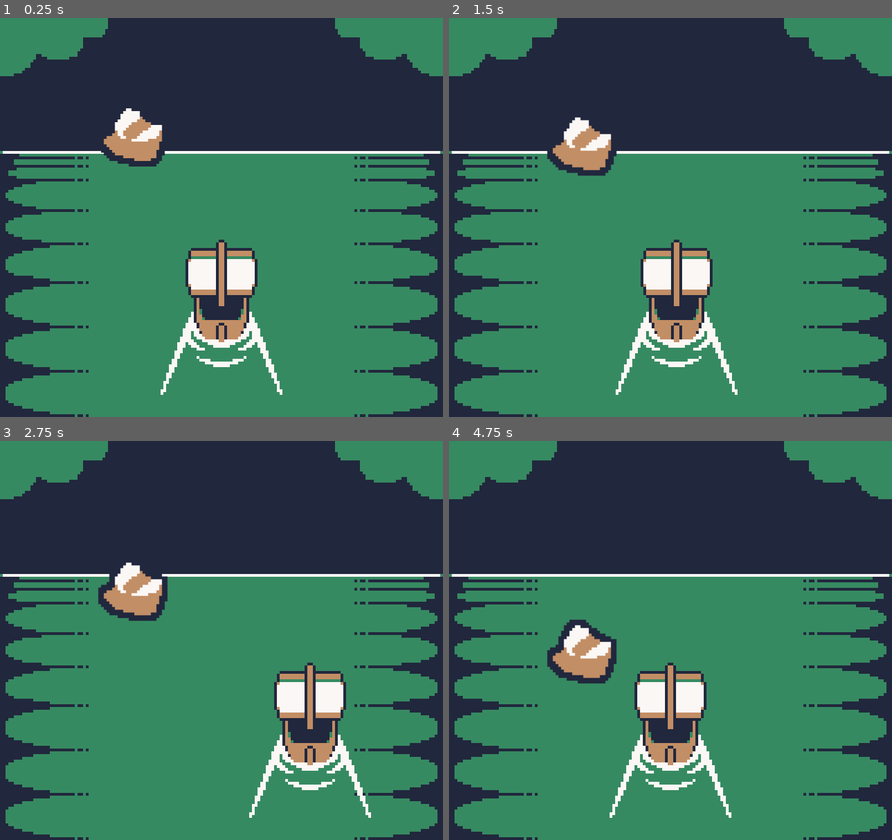
Above: before the commit, frames 1-4 (two rows, left to right).
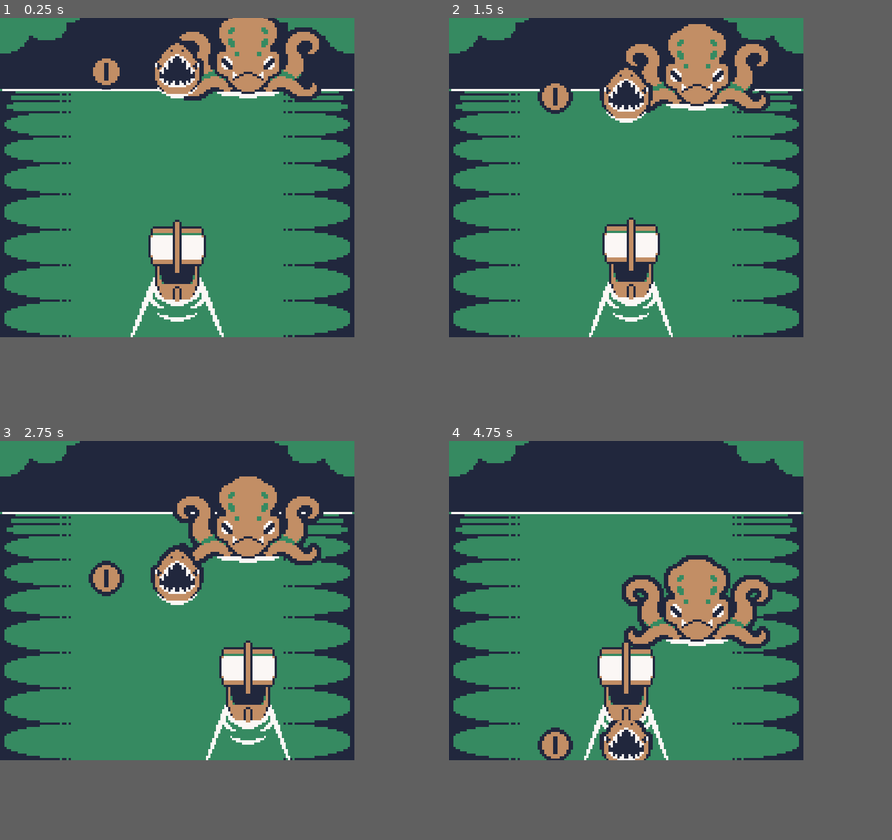
Above: after the commit, the same moments.

Repository: dr4ghs/GBJAM14
Game: Godot game, scene res://Scenes/play_scene.tscn
Two runs of this game, one before a commit and one after it. Both use one fixed random seed, a clock stepped at 60 frames per second and the inputs below. This scene is started directly instead of the project's main scene.
Inputs:
- Up to frame 1 (0.25 s): no input
- Up to frame 2 (1.5 s): hold Right (steer_right) 0.53-1.28 s; hold Left (steer_left) from 1.28 s (still down)
- Up to frame 3 (2.75 s): release Left (steer_left) at 2.03 s; hold Right (steer_right) from 2.03 s (still down)
- Up to frame 4 (4.75 s): release Right (steer_right) at 3.53 s; hold Left (steer_left) from 3.53 s (still down)
The window is 800x720 before the commit and 640x576 after it. Grey fills any space a smaller window leaves; there, only what the larger window draws over its background counts as a difference.

The runs differ from the first frame. In frame 1, 38% of the frame differs, in the area x 0-100%, y 0-100%; in frame 2, 37%; in frame 3, 36%; in frame 4, 41%.

Commit message:
Created first three obstacles
Coin, shark and kraken obstacles

Respective classes and abstract obstacle class

Diff:
--- /dev/null
+++ b/Scenes/Prefabs/Ship.tscn
@@ -0,0 +1,94 @@
+[gd_scene format=3 uid="uid://bqp43oasmei58"]
+
+[ext_resource type="Script" uid="uid://corwj32far4gf" path="res://Scripts/ship.gd" id="1_e0dsa"]
+[ext_resource type="Texture2D" uid="uid://dpxu7ssuhnp1e" path="res://Assets/Sprites/trail.png" id="2_yhs82"]
+[ext_resource type="Texture2D" uid="uid://isotmmuukf6g" path="res://Assets/Sprites/ship.png" id="3_1mfrw"]
+
+[sub_resource type="RectangleShape2D" id="RectangleShape2D_ipgva"]
+size = Vector2(16, 32)
+
+[sub_resource type="Animation" id="Animation_j1m55"]
+length = 0.001
+loop_mode = 1
+tracks/0/type = "value"
+tracks/0/imported = false
+tracks/0/enabled = true
+tracks/0/path = NodePath("Graphics:position:y")
+tracks/0/interp = 1
+tracks/0/loop_wrap = true
+tracks/0/keys = {
+"times": PackedFloat32Array(0),
+"transitions": PackedFloat32Array(1),
+"update": 1,
+"values": [-6.0]
+}
+tracks/1/type = "value"
+tracks/1/imported = false
+tracks/1/enabled = true
+tracks/1/path = NodePath("Trail:scale:x")
+tracks/1/interp = 1
+tracks/1/loop_wrap = true
+tracks/1/keys = {
+"times": PackedFloat32Array(),
+"transitions": PackedFloat32Array(),
+"update": 1,
+"values": []
+}
+
+[sub_resource type="Animation" id="Animation_blhi5"]
+resource_name = "ship_idle"
+loop_mode = 1
+tracks/0/type = "value"
+tracks/0/imported = false
+tracks/0/enabled = true
+tracks/0/path = NodePath("Graphics:position:y")
+tracks/0/interp = 1
+tracks/0/loop_wrap = true
+tracks/0/keys = {
+"times": PackedFloat32Array(0, 0.5),
+"transitions": PackedFloat32Array(1, 1),
+"update": 1,
+"values": [-18.5, -19.5]
+}
+tracks/1/type = "value"
+tracks/1/imported = false
+tracks/1/enabled = true
+tracks/1/path = NodePath("Trail:scale:x")
+tracks/1/interp = 1
+tracks/1/loop_wrap = true
+tracks/1/keys = {
+"times": PackedFloat32Array(0, 0.5),
+"transitions": PackedFloat32Array(1, 1),
+"update": 1,
+"values": [1.0, 0.9]
+}
+
+[sub_resource type="AnimationLibrary" id="AnimationLibrary_knw1p"]
+_data = {
+&"RESET": SubResource("Animation_j1m55"),
+&"ship_idle": SubResource("Animation_blhi5")
+}
+
+[node name="Ship" type="Area2D" unique_id=154425032]
+script = ExtResource("1_e0dsa")
+
+[node name="Trail" type="Sprite2D" parent="." unique_id=951293187]
+z_index = -1
+position = Vector2(0, 4)
+texture = ExtResource("2_yhs82")
+
+[node name="Graphics" type="Sprite2D" parent="." unique_id=1618654628]
+z_index = 1
+position = Vector2(0, -6)
+texture = ExtResource("3_1mfrw")
+
+[node name="CollisionBox" type="CollisionShape2D" parent="." unique_id=517526533]
+z_index = 10
+position = Vector2(0, -16)
+shape = SubResource("RectangleShape2D_ipgva")
+
+[node name="AnimationPlayer" type="AnimationPlayer" parent="." unique_id=1052537526]
+libraries/ = SubResource("AnimationLibrary_knw1p")
+autoplay = &"ship_idle"
+
+[connection signal="area_entered" from="." to="." method="_on_area_entered"]
--- /dev/null
+++ b/Scenes/Prefabs/coin.tscn
@@ -0,0 +1,20 @@
+[gd_scene format=3 uid="uid://c6p521cmwxr8i"]
+
+[ext_resource type="Script" uid="uid://ddxags0ecnqqf" path="res://Scripts/Obstacles/coin.gd" id="1_wpps8"]
+[ext_resource type="Texture2D" uid="uid://c4t06lg00gjy" path="res://Assets/Sprites/coin.png" id="2_nsvvg"]
+
+[sub_resource type="RectangleShape2D" id="RectangleShape2D_ipgva"]
+size = Vector2(16, 16)
+
+[node name="Coin" type="Area2D" unique_id=1379323098]
+script = ExtResource("1_wpps8")
+
+[node name="Graphics" type="Sprite2D" parent="." unique_id=1572700646]
+position = Vector2(0, -8)
+texture = ExtResource("2_nsvvg")
+
+[node name="CollisionShape2D" type="CollisionShape2D" parent="." unique_id=214073722]
+position = Vector2(0, -8)
+shape = SubResource("RectangleShape2D_ipgva")
+
+[connection signal="area_entered" from="." to="." method="_on_area_entered"]
--- /dev/null
+++ b/Scenes/Prefabs/kraken.tscn
@@ -0,0 +1,18 @@
+[gd_scene format=3 uid="uid://dq2aao1qyvqxu"]
+
+[ext_resource type="Script" uid="uid://di72e6xcgt4ll" path="res://Scripts/Obstacles/kraken_obstacle.gd" id="1_63b2a"]
+[ext_resource type="Texture2D" uid="uid://d1ucmwkm6y4b5" path="res://Assets/Sprites/kraken.png" id="2_mryse"]
+
+[sub_resource type="RectangleShape2D" id="RectangleShape2D_ipgva"]
+size = Vector2(64, 16)
+
+[node name="Kraken" type="Area2D" unique_id=689600885]
+script = ExtResource("1_63b2a")
+
+[node name="Graphics" type="Sprite2D" parent="." unique_id=273979772]
+position = Vector2(0, -16)
+texture = ExtResource("2_mryse")
+
+[node name="CollisionBox" type="CollisionShape2D" parent="." unique_id=1687460191]
+position = Vector2(0, -8)
+shape = SubResource("RectangleShape2D_ipgva")
--- /dev/null
+++ b/Scenes/Prefabs/shark.tscn
@@ -0,0 +1,18 @@
+[gd_scene format=3 uid="uid://b2y082tgh8xdm"]
+
+[ext_resource type="Script" uid="uid://ccsntesrhs1fm" path="res://Scripts/Obstacles/shark_obstacle.gd" id="1_vsvoj"]
+[ext_resource type="Texture2D" uid="uid://c0ikslcwnet3r" path="res://Assets/Sprites/shark.png" id="2_xgycl"]
+
+[sub_resource type="RectangleShape2D" id="RectangleShape2D_ipgva"]
+size = Vector2(16, 16)
+
+[node name="Shark" type="Area2D" unique_id=722612719]
+script = ExtResource("1_vsvoj")
+
+[node name="Graphics" type="Sprite2D" parent="." unique_id=1626556249]
+position = Vector2(0, -12)
+texture = ExtResource("2_xgycl")
+
+[node name="CollisionBox" type="CollisionShape2D" parent="." unique_id=905114471]
+position = Vector2(0, -8)
+shape = SubResource("RectangleShape2D_ipgva")
--- a/Scenes/play_scene.tscn
+++ b/Scenes/play_scene.tscn
@@ -1,54 +1,39 @@
 [gd_scene format=3 uid="uid://ciqdjthet6xcq"]
 
-[ext_resource type="PackedScene" uid="uid://snr34p2tj46r" path="res://Scenes/gameboy_shader.tscn" id="1_lj4ca"]
-[ext_resource type="Texture2D" uid="uid://nde2ijd35xup" path="res://Assets/Sprites/mockup_night.png" id="2_s0nau"]
-[ext_resource type="Script" uid="uid://corwj32far4gf" path="res://Scripts/ship.gd" id="3_616no"]
-[ext_resource type="Texture2D" uid="uid://isotmmuukf6g" path="res://Assets/Sprites/ship.png" id="4_616no"]
-[ext_resource type="Script" uid="uid://bba6nwrq7n782" path="res://Scripts/obstacle.gd" id="5_p805a"]
-[ext_resource type="Texture2D" uid="uid://dkll1apm1d8wr" path="res://Assets/Sprites/obstacle.png" id="6_pakvq"]
+[ext_resource type="Script" uid="uid://dqmk7jsj40thu" path="res://Scripts/play_scene_manager.gd" id="1_p805a"]
+[ext_resource type="Texture2D" uid="uid://nde2ijd35xup" path="res://Assets/Sprites/background.png" id="2_s0nau"]
+[ext_resource type="PackedScene" uid="uid://dq2aao1qyvqxu" path="res://Scenes/Prefabs/kraken.tscn" id="4_s0nau"]
+[ext_resource type="PackedScene" uid="uid://bqp43oasmei58" path="res://Scenes/Prefabs/Ship.tscn" id="5_616no"]
+[ext_resource type="PackedScene" uid="uid://b2y082tgh8xdm" path="res://Scenes/Prefabs/shark.tscn" id="5_p805a"]
+[ext_resource type="PackedScene" uid="uid://c6p521cmwxr8i" path="res://Scenes/Prefabs/coin.tscn" id="6_p805a"]
 
-[sub_resource type="RectangleShape2D" id="RectangleShape2D_loj0l"]
-size = Vector2(24, 22)
-
-[sub_resource type="RectangleShape2D" id="RectangleShape2D_ipgva"]
-size = Vector2(20, 25)
-
-[node name="play_scene" type="Node2D" unique_id=458439781]
+[node name="PlayScene" type="Node2D" unique_id=458439781]
+script = ExtResource("1_p805a")
 
 [node name="Canvas Layer" type="CanvasLayer" parent="." unique_id=327212048]
 follow_viewport_enabled = true
 
-[node name="Gameboy Shader" parent="Canvas Layer" unique_id=736456625 instance=ExtResource("1_lj4ca")]
-visible = false
-offset_left = 79.2
-offset_top = 71.136
-offset_right = 80.0
-offset_bottom = 72.0
+[node name="Camera2D" type="Camera2D" parent="." unique_id=1155018366]
+position = Vector2(80, 72)
+zoom = Vector2(4, 4)
 
 [node name="Water" type="Sprite2D" parent="." unique_id=404584978]
+z_index = -10
 position = Vector2(80, 72)
 texture = ExtResource("2_s0nau")
 
-[node name="Obstacle" type="RigidBody2D" parent="." unique_id=234447296]
-position = Vector2(80, 42)
-gravity_scale = 0.0
-script = ExtResource("5_p805a")
-base_speed = 3.0
+[node name="Kraken" parent="." unique_id=689600885 instance=ExtResource("4_s0nau")]
+position = Vector2(112, 32)
+base_speed = 5.0
 
-[node name="Sprite" type="Sprite2D" parent="Obstacle" unique_id=1622098402]
-texture = ExtResource("6_pakvq")
+[node name="Ship" parent="." unique_id=154425032 instance=ExtResource("5_616no")]
+unique_name_in_owner = true
+position = Vector2(80, 128)
 
-[node name="CollisionShape2D" type="CollisionShape2D" parent="Obstacle" unique_id=292839938]
-shape = SubResource("RectangleShape2D_loj0l")
+[node name="Shark" parent="." unique_id=722612719 instance=ExtResource("5_p805a")]
+position = Vector2(80, 32)
+base_speed = 10.0
 
-[node name="Ship" type="RigidBody2D" parent="." unique_id=1177857547]
-unique_name_in_owner = true
-position = Vector2(80, 104)
-gravity_scale = 0.0
-script = ExtResource("3_616no")
-
-[node name="Sprite" type="Sprite2D" parent="Ship" unique_id=1537554665]
-texture = ExtResource("4_616no")
-
-[node name="CollisionShape2D" type="CollisionShape2D" parent="Ship" unique_id=1842953153]
-shape = SubResource("RectangleShape2D_ipgva")
+[node name="Coin" parent="." unique_id=1379323098 instance=ExtResource("6_p805a")]
+position = Vector2(48, 32)
+base_speed = 10.0
--- /dev/null
+++ b/Scripts/Obstacles/coin.gd
@@ -0,0 +1,11 @@
+class_name CoinObstacle extends Obstacle
+
+func damage() -> int:
+	return 0;
+
+func gold() -> int:
+	return 1;
+
+
+func _on_area_entered(area: Area2D) -> void:
+	self.queue_free();
--- /dev/null
+++ b/Scripts/Obstacles/kraken_obstacle.gd
@@ -0,0 +1,7 @@
+class_name KrakenObstacle extends Obstacle
+
+func damage() -> int:
+	return 2;
+
+func gold() -> int:
+	return 0;
--- a/Scripts/obstacle.gd
+++ b/Scripts/Obstacles/obstacle.gd
@@ -1,4 +1,6 @@
-extends Node2D
+@abstract
+class_name Obstacle
+extends Area2D
 
 @export var base_speed: float;
 @export var distance: float;
@@ -14,3 +16,6 @@
 	speed = ((int)(player.gold / 500) + base_speed) * delta
 	if distance < 100: distance += speed;
 	position.y += distance * delta;
+
+@abstract func damage() -> int;
+@abstract func gold() -> int;
--- /dev/null
+++ b/Scripts/Obstacles/shark_obstacle.gd
@@ -0,0 +1,7 @@
+class_name SharkObstacle extends Obstacle
+
+func damage() -> int:
+	return 1;
+
+func gold() -> int:
+	return 0;
--- /dev/null
+++ b/Scripts/play_scene_manager.gd
@@ -0,0 +1,4 @@
+class_name PlaySceneManager extends Node2D
+
+var health: int = 3;
+var gold: int = 0;
--- a/Scripts/ship.gd
+++ b/Scripts/ship.gd
@@ -1,7 +1,10 @@
-extends Node2D
-class_name Player
+class_name Player extends Area2D
 
 @export var gold: int;
+
+@onready var collision_box: CollisionShape2D = $CollisionBox;
+@onready var graphics: Sprite2D = $Graphics;
+@onready var animation_player: AnimationPlayer = $AnimationPlayer;
 
 var curr_lane: int = 2;
 
@@ -14,3 +17,8 @@
 			curr_lane += 1;
 
 	position.x = lerp(position.x, SpawnPoints.lanes[curr_lane], 0.2);
+	animation_player.speed_scale = 1 + (gold / 500)
+
+func _on_area_entered(obstacle: Obstacle) -> void:
+	if obstacle.damage() > 0: print("%d DAMAGE" % obstacle.damage())
+	if obstacle.gold() > 0: print("GOLD +%d" % obstacle.gold())
--- a/project.godot
+++ b/project.godot
@@ -25,8 +25,8 @@
 
 [display]
 
-window/size/viewport_width=160
-window/size/viewport_height=144
+window/size/viewport_width=640
+window/size/viewport_height=576
 window/size/borderless=true
 window/size/transparent=true
 window/stretch/mode="canvas_items"
@@ -52,4 +52,4 @@
 textures/canvas_textures/default_texture_filter=0
 renderer/rendering_method="gl_compatibility"
 renderer/rendering_method.mobile="gl_compatibility"
-environment/defaults/default_clear_color=Color(1, 1, 1, 1)
+environment/defaults/default_clear_color=Color(0.08004675, 0, 0.023745341, 1)
Binary file removed: Assets/Sprites/001.png
Binary file added: Assets/Sprites/background.png
Not shown, changed: Assets/Sprites/background.png.import
Binary file added: Assets/Sprites/coin.png
Not shown, changed: Assets/Sprites/coin.png.import
Binary file added: Assets/Sprites/kraken.png
Not shown, changed: Assets/Sprites/kraken.png.import
Binary file removed: Assets/Sprites/mockup_day.png
Binary file removed: Assets/Sprites/mockup_night.png
Binary file added: Assets/Sprites/shark.png
Not shown, changed: Assets/Sprites/shark.png.import
Binary file changed: Assets/Sprites/ship.png
(and 8 more such lines)
